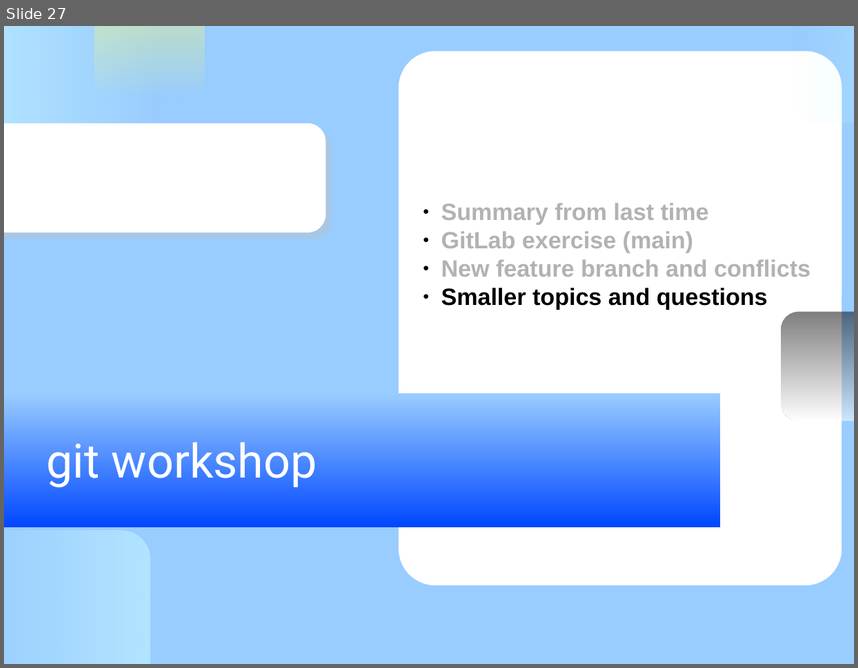
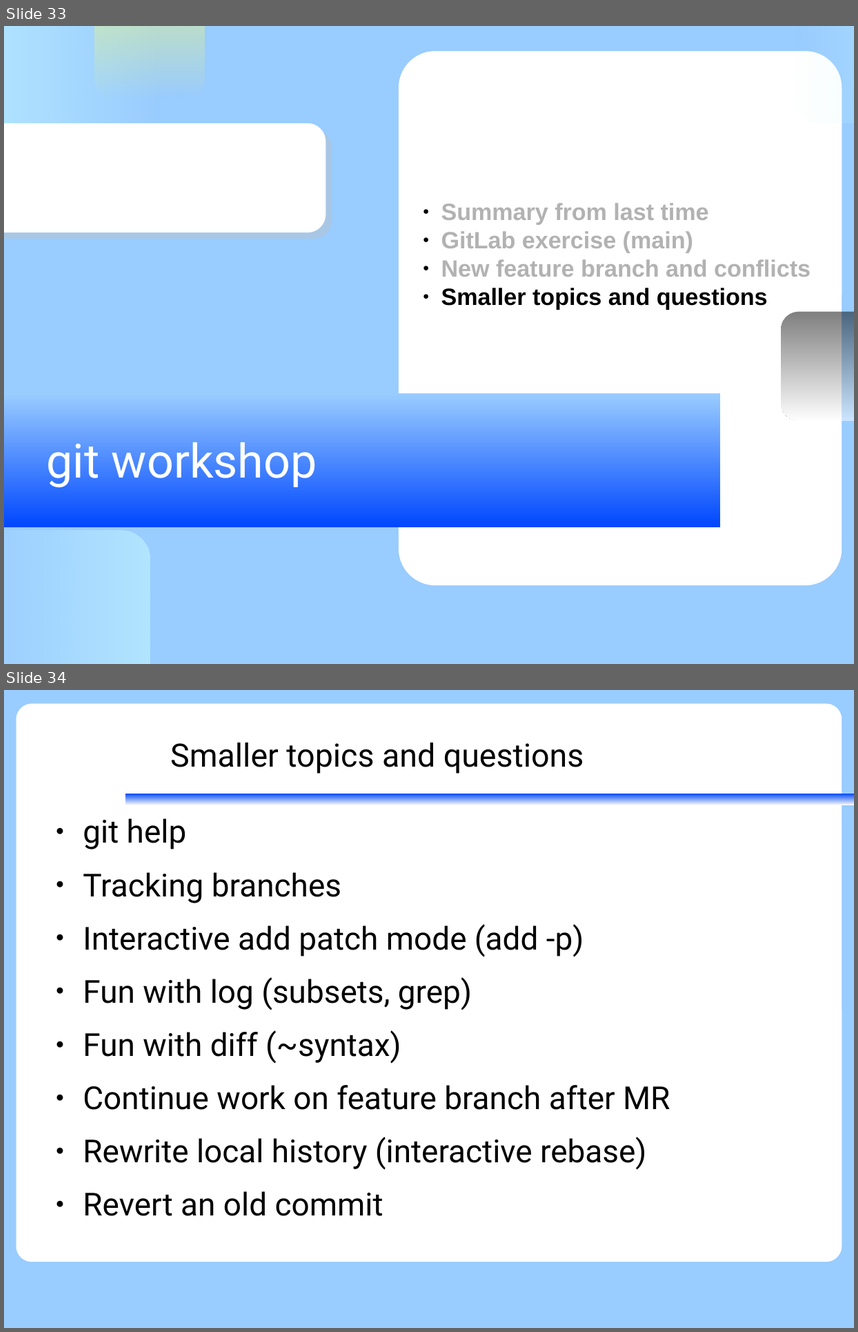
Before and after one commit to KennethNielsen/presentations, a slide deck: gitworkshop/gitworkshop.odp. Shown one above the other, each under a label of ours: slide 27 before the commit, slides 33 and 34 after it. The pictures are 858x668 and 858x1332 pixels, drawn with LibreOffice and Linux fonts; fonts in the diff are those of the drawing; background and template pictures are left out. Boxes give left, top, right and bottom in pixels: in the first picture for what was removed or moved away, otherwise in the second. Text is boxed around its words. In the diff, an @@ line names an element or a change of style, - is before the commit and + after.

```diff
--- a/gitworkshop/gitworkshop.odp
+++ b/gitworkshop/gitworkshop.odp
@@ slide 34 added at <box>4,690,854,1328</box>, background #99CCFF @@
@@ rounded rectangle added at <box>16,704,842,1261</box>, fill #FFFFFF @@
@@ title added at <box>170,742,584,773</box>, 30 pt, text #000000 @@
+Smaller topics and questions
@@ rectangle added at <box>125,793,854,806</box>, fill gradient #FFFFFF to #0047FF @@
@@ text added at <box>83,818,670,1216</box>, 29.6 pt, text #000000 @@
+● git help
+● Tracking branches
+● Interactive add patch mode (add -p)
+● Fun with log (subsets, grep)
+● Fun with diff (~syntax)
+● Continue work on feature branch after MR
+● Rewrite local history (interactive rebase)
+● Revert an old commit
@@ what was slide 27 is now slide 33 @@
```
Also in this commit, not shown: 2 slides changed, 14 other slides added, 2 other files.
